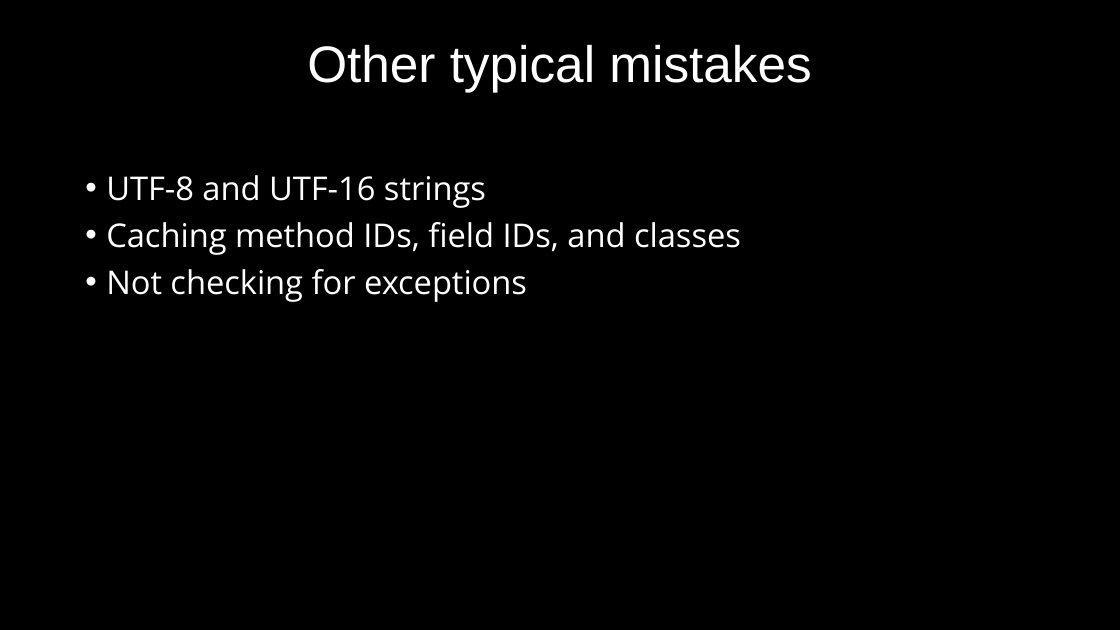
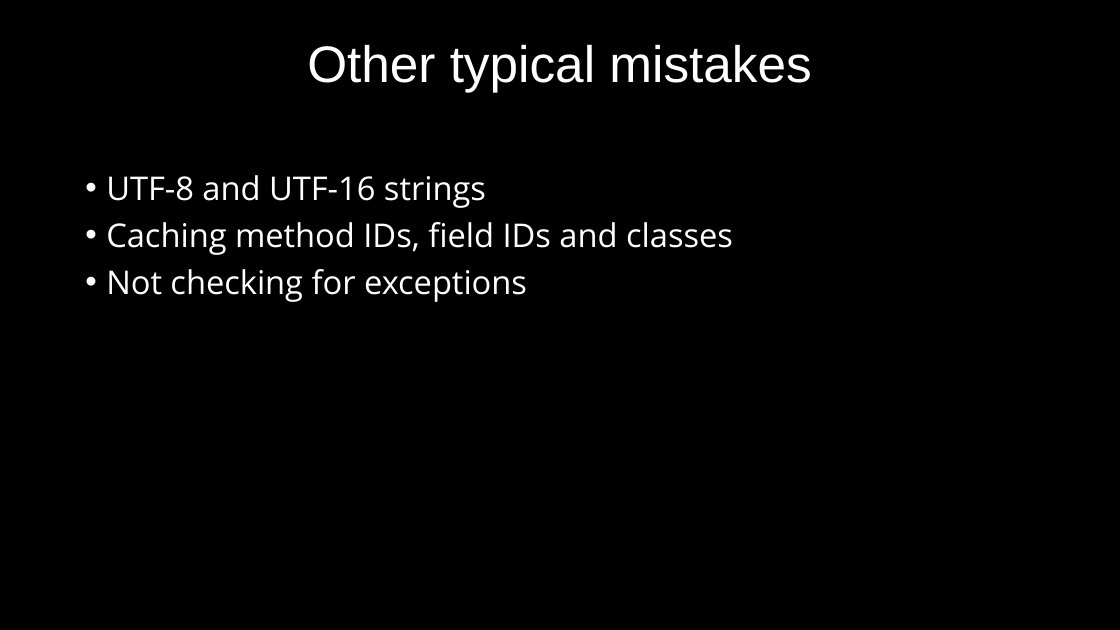
Before and after one commit to 9majka/NDK_presentation, a slide deck: slide 9 of NDK_SoftServeTheme.pptx. Drawn at 1120x630 pixels with LibreOffice and Linux fonts; fonts in the diff are those of the drawing; background and template pictures are left out. Boxes give left, top, right and bottom in pixels: in the first picture for what was removed or moved away, otherwise in the second. Text is boxed around its words. In the diff, an @@ line names an element or a change of style, - is before the commit and + after.

```diff
--- a/NDK_SoftServeTheme.pptx
+++ b/NDK_SoftServeTheme.pptx
@@ text at (x1=106, y1=222, x2=733, y2=255): text changed @@
-• Caching method IDs, field IDs, and classes
+• Caching method IDs, field IDs and classes
```
Also in this commit, not shown: 10 other slides changed, 2 slides added, 3 slides removed, 9 other files.
